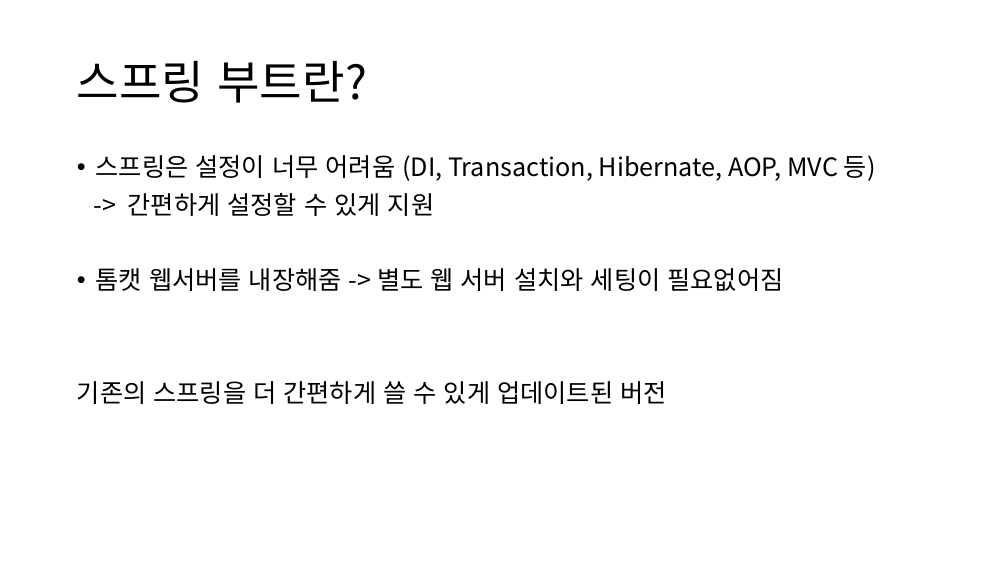
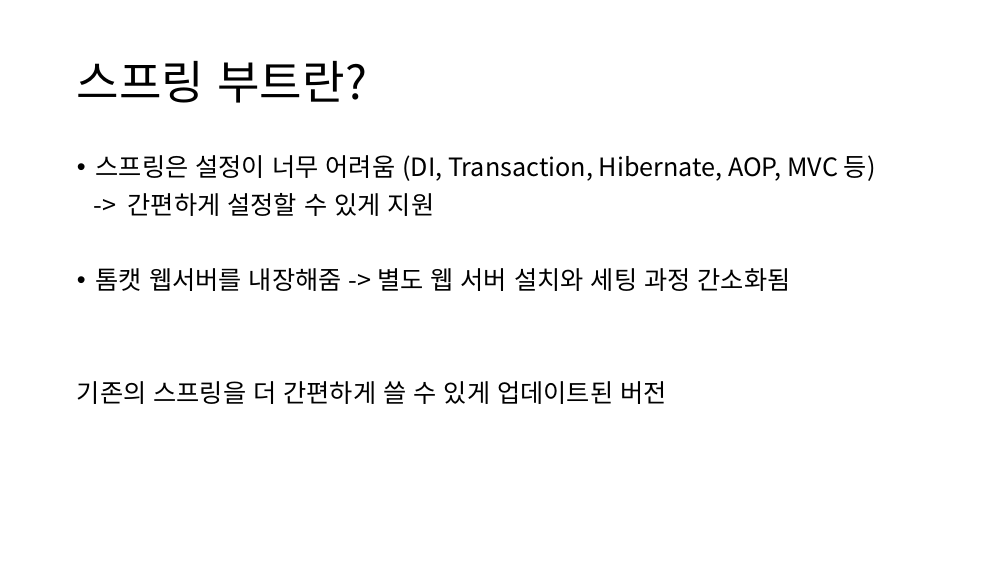
Before and after one commit to Jonghyun99/TIL, a slide deck: slide 6 of ppt/Spring, MVC패턴, MyBatis.pptx. Drawn at 1008x567 pixels with LibreOffice and Linux fonts; fonts in the diff are those of the drawing. Boxes give left, top, right and bottom in pixels: in the first picture for what was removed or moved away, otherwise in the second. Text is boxed around its words. In the diff, an @@ line names an element or a change of style, - is before the commit and + after.

```diff
--- a/ppt/Spring, MVC패턴, MyBatis.pptx
+++ b/ppt/Spring, MVC패턴, MyBatis.pptx
@@ text at [96, 268, 791, 291]: text changed @@
-• 톰캣 웹서버를 내장해줌 -> 별도 웹 서버 설치와 세팅이 필요없어짐
+• 톰캣 웹서버를 내장해줌 -> 별도 웹 서버 설치와 세팅 과정 간소화됨
```
Also in this commit, not shown: 4 other slides changed.
